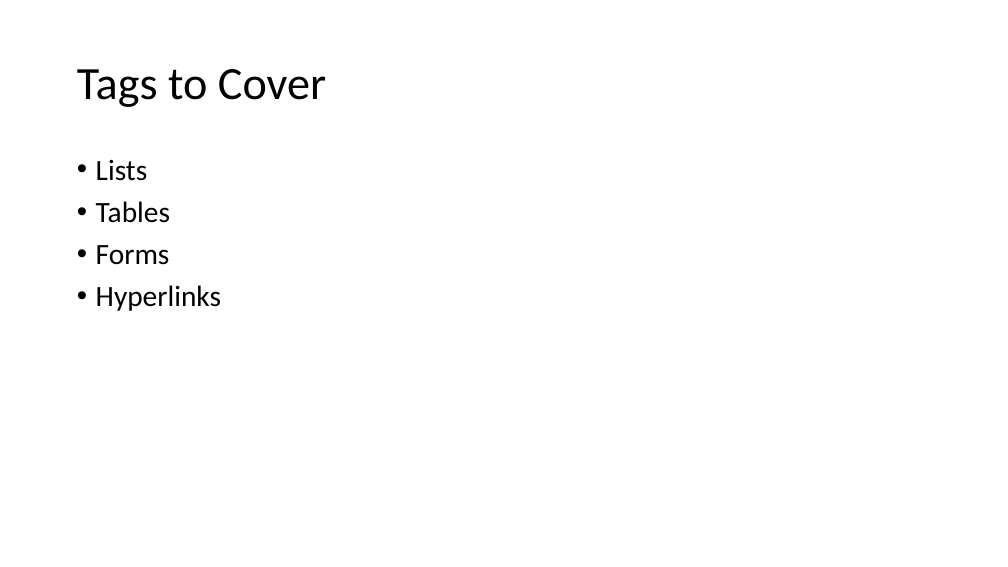
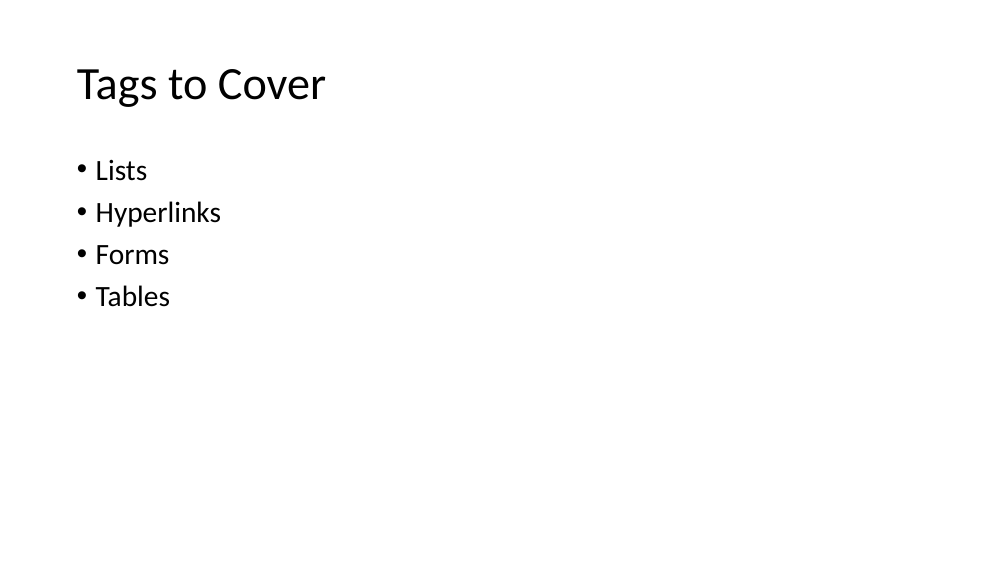
Before and after one commit to MrJoshGross/Course-Curricular-Material, a slide deck: slide 2 of wip/Lecture 9 - More HTML Tags.pptx. Drawn at 1008x567 pixels with LibreOffice and Linux fonts; fonts in the diff are those of the drawing. Boxes give left, top, right and bottom in pixels: in the first picture for what was removed or moved away, otherwise in the second. Text is boxed around its words. In the diff, an @@ line names an element or a change of style, - is before the commit and + after.

Commit message:
Update Lecture 9 - More HTML Tags.pptx
add section for hyperlinks

```diff
--- a/wip/Lecture 9 - More HTML Tags.pptx
+++ b/wip/Lecture 9 - More HTML Tags.pptx
@@ text at <box>96,201,221,265</box>: paragraphs added @@
+• Hyperlinks
+• Forms
@@ text at <box>96,245,221,311</box>: paragraphs removed @@
-• Forms
-• Hyperlinks
```
Also in this commit, not shown: 1 other slide changed, 6 slides added.
